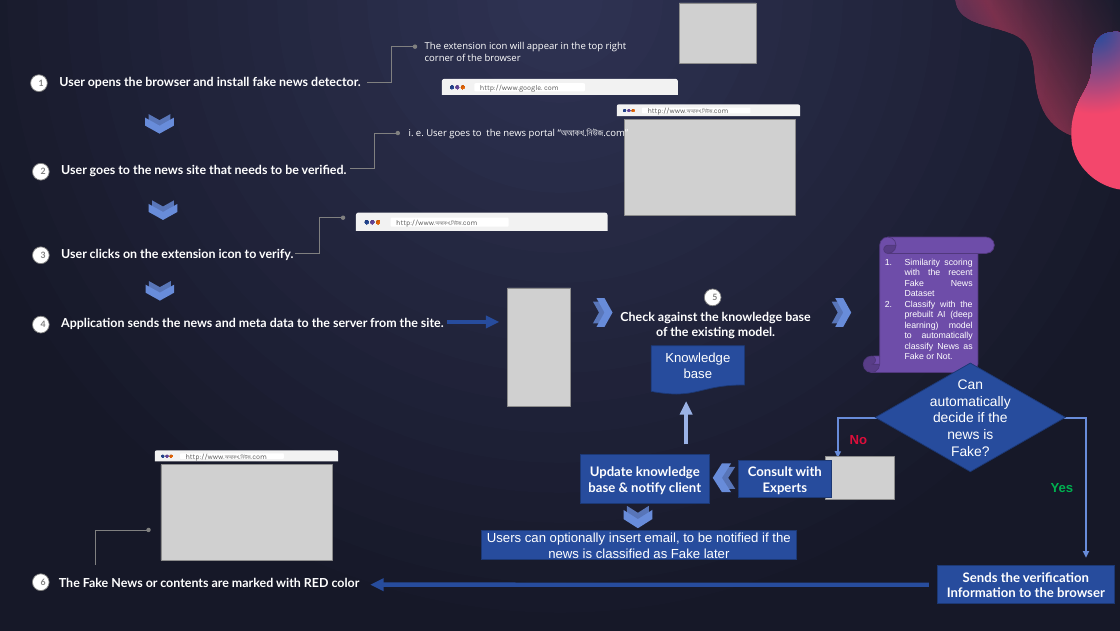
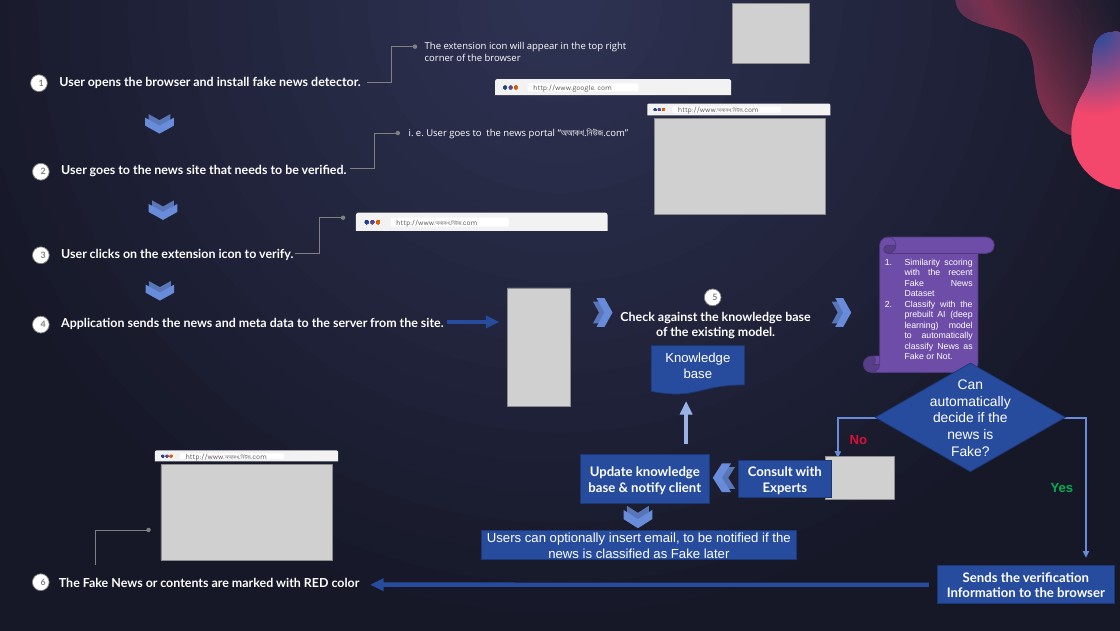
Before and after one commit to Tahlil/BanglaFakeNewsDetector, a slide deck: slide 10 of Presenetation/presentation_final.pptx. Drawn at 1120x631 pixels with LibreOffice and Linux fonts; fonts in the diff are those of the drawing; grey boxes stand for pictures; background and template pictures are left out. Boxes give left, top, right and bottom in pixels: in the first picture for what was removed or moved away, otherwise in the second. Text is boxed around its words. In the diff, an @@ line names an element or a change of style, - is before the commit and + after.

```diff
--- a/Presenetation/presentation_final.pptx
+++ b/Presenetation/presentation_final.pptx
@@ 3 ellipses, 1 picture, 1 rounded rectangle, 1 round same rect: place and size @@
-3 ellipses, 1 picture, 1 rounded rectangle, 1 round same rect at <box>442,3,756,95</box>
+3 ellipses, 1 picture, 1 rounded rectangle, 1 round same rect at <box>495,3,809,95</box>
@@ 3 ellipses, 1 picture, 1 rounded rectangle, 1 round same rect: place and size @@
-3 ellipses, 1 picture, 1 rounded rectangle, 1 round same rect at <box>617,105,800,215</box>
+3 ellipses, 1 picture, 1 rounded rectangle, 1 round same rect at <box>647,104,830,214</box>
```
Also in this commit, not shown: 2 other slides changed, 19 other files.
